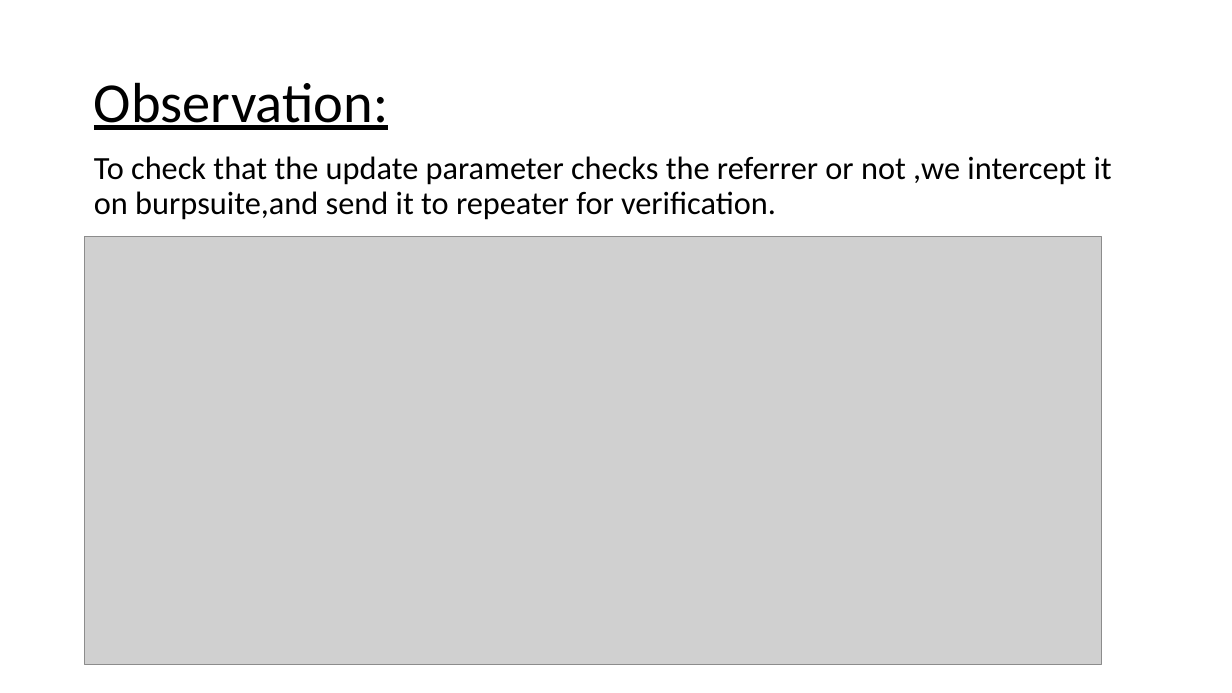
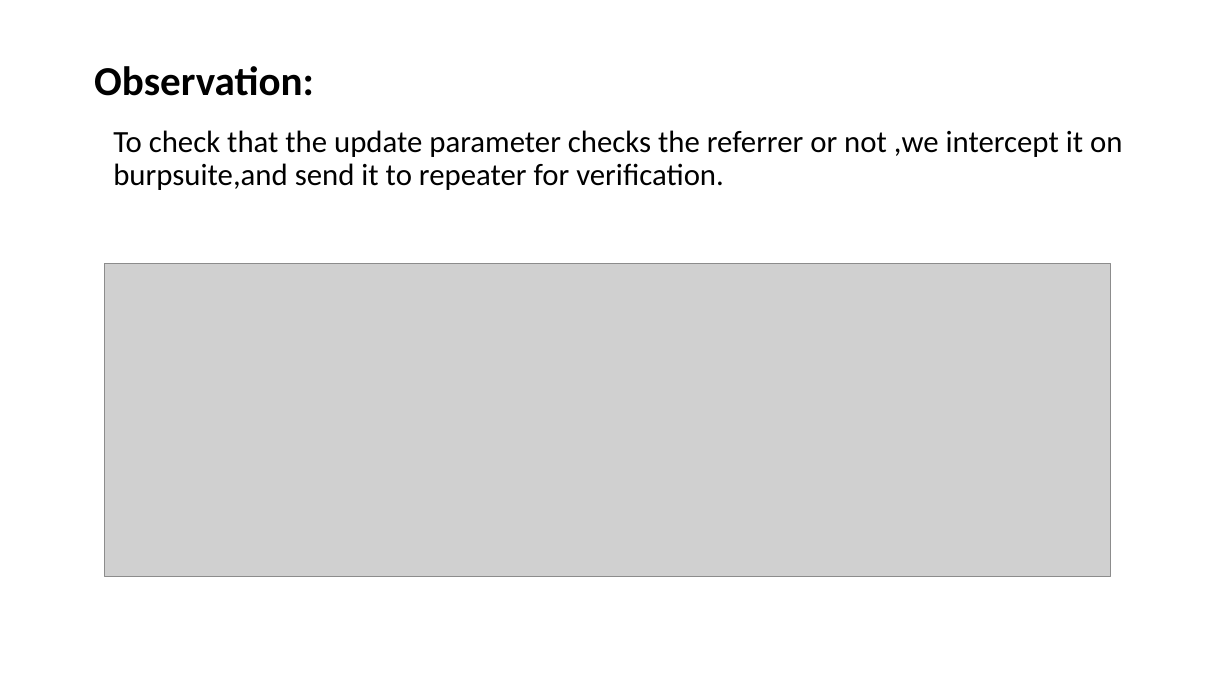
Before and after one commit to RocktimRajkumar/CEH-hack-a-thon, a slide deck: slide 47 of reports/Lifestyle Store/LifeStyle Store Application Reports.pptx. Drawn at 1232x693 pixels with LibreOffice and Linux fonts; fonts in the diff are those of the drawing; grey boxes stand for pictures. Boxes give left, top, right and bottom in pixels: in the first picture for what was removed or moved away, otherwise in the second. Text is boxed around its words. In the diff, an @@ line names an element or a change of style, - is before the commit and + after.

```diff
--- a/reports/Lifestyle Store/LifeStyle Store Application Reports.pptx
+++ b/reports/Lifestyle Store/LifeStyle Store Application Reports.pptx
@@ title "Observation:": place and size @@
-title "Observation:" at <box>94,82,388,130</box>
+title "Observation:" at <box>94,66,314,96</box>
@@ title "Observation:" at <box>94,66,314,96</box>: size 44 to 32 pt, bold on, underline off; vertical alignment middle to bottom @@
@@ text "To check that the update ...": place and size @@
-text "To check that the update ..." at <box>94,156,1112,220</box>
+text "To check that the update ..." at <box>113,130,1122,190</box>
@@ text "To check that the update ..." at <box>113,130,1122,190</box>: size 25.2 to 24 pt @@
@@ picture: place and size @@
-picture at <box>85,237,1102,664</box>
+picture at <box>104,263,1111,577</box>
```
Also in this commit, not shown: 6 other slides changed.
